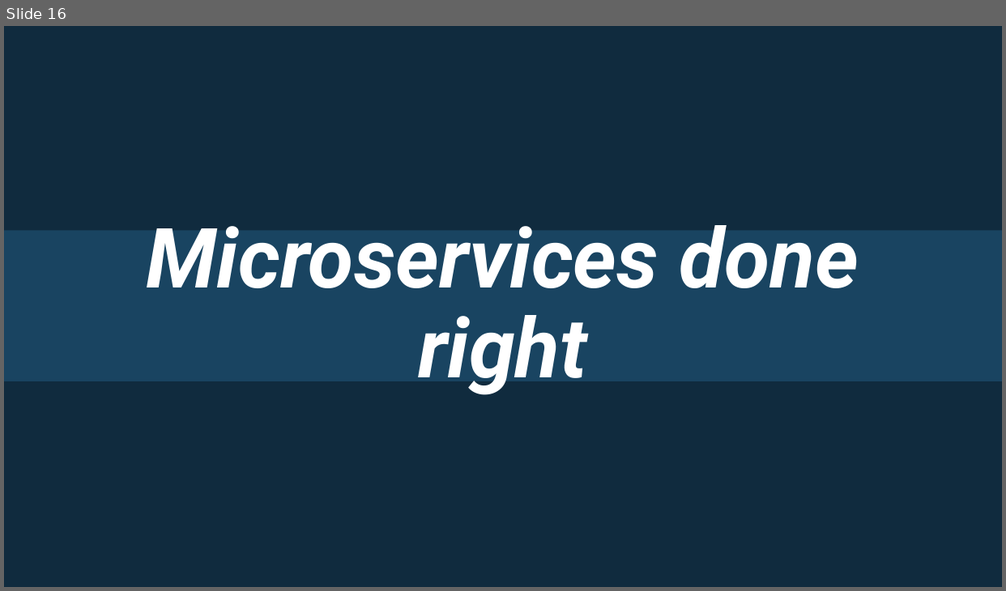
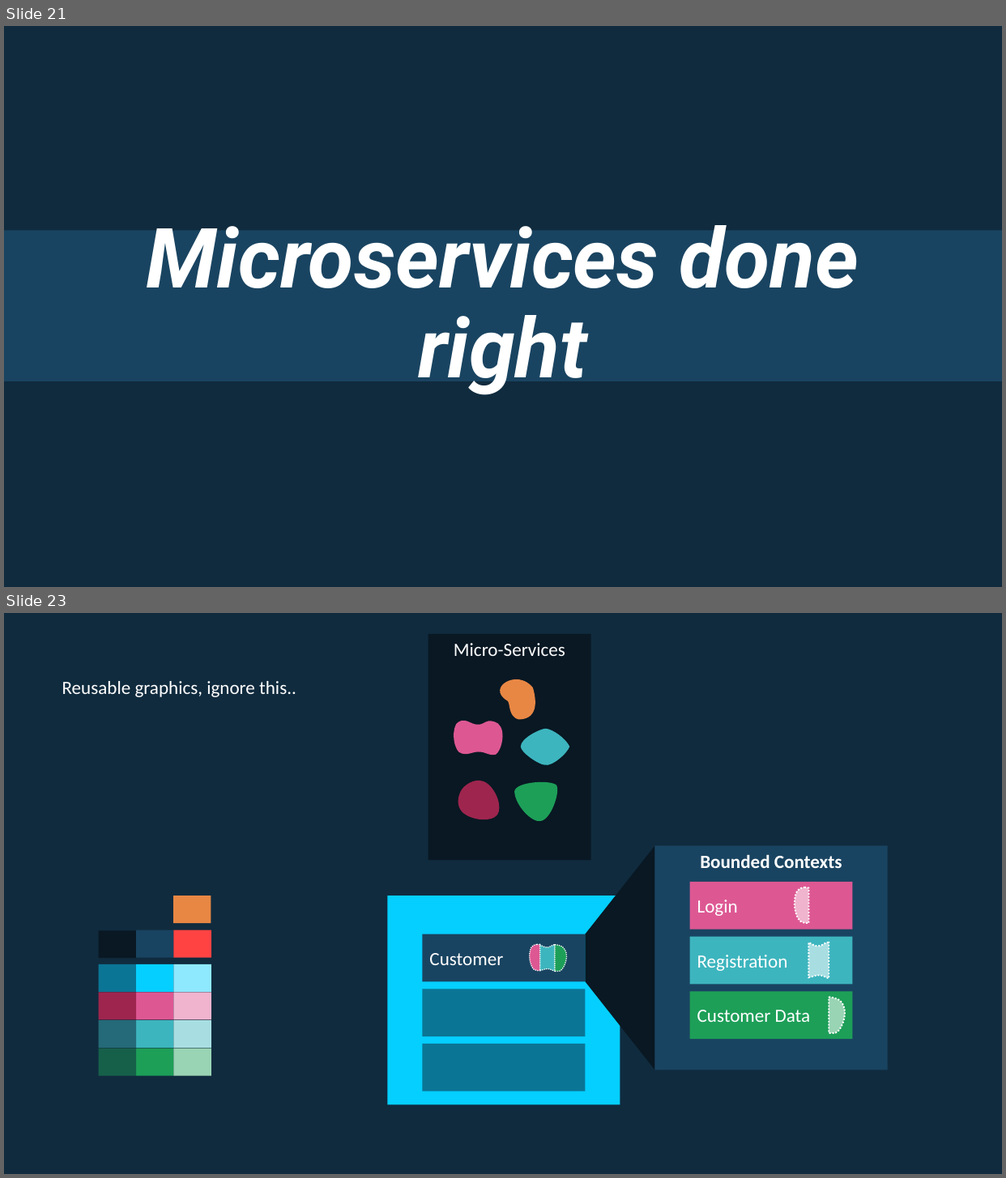
Before and after one commit to rogeralsing/Presentations, a slide deck: Starcounter/usa.pptx. Shown one above the other, each under a label of ours: slide 16 before the commit, slides 21 and 23 after it; the slides between them are not shown. The pictures are 1006x591 and 1006x1178 pixels, drawn with LibreOffice and Linux fonts; fonts in the diff are those of the drawing. Boxes give left, top, right and bottom in pixels: in the first picture for what was removed or moved away, otherwise in the second. Text is boxed around its words. In the diff, an @@ line names an element or a change of style, - is before the commit and + after.

```diff
--- a/Starcounter/usa.pptx
+++ b/Starcounter/usa.pptx
@@ slide 23 added at bbox=[4, 613, 1002, 1174], background #102B3E @@
@@ text added at bbox=[62, 681, 296, 697], 18 pt, text #FFFFFF @@
+Reusable graphics, ignore this..
@@ group added at bbox=[428, 634, 591, 860]: 5 freeform shapes, 1 rounded rectangle @@
+Micro-Services
@@ rectangle added at bbox=[173, 896, 211, 924], fill #E88744 @@
@@ rectangle added at bbox=[387, 896, 620, 1105], fill #05CFFF @@
@@ group added at bbox=[98, 931, 211, 1076]: 9 rounded rectangles, 6 rectangles @@
@@ rounded rectangle added at bbox=[423, 934, 585, 982], fill #194461, 18 pt, text #FFFFFF @@
+Customer
@@ freeform shape added at bbox=[530, 944, 540, 971], fill #DD5893, outline #FFFFFF 1 pt dashed @@
@@ freeform shape added at bbox=[540, 944, 555, 971], fill #3DB5BE, outline #FFFFFF 1 pt dashed @@
@@ freeform shape added at bbox=[555, 944, 567, 972], fill #1D9F58, outline #FFFFFF 1 pt dashed @@
@@ rounded rectangle added at bbox=[423, 989, 585, 1037], fill #0B7595 @@
@@ group added at bbox=[586, 845, 889, 1071]: 3 rounded rectangles, 3 freeform shapes, 1 trapezoid, 1 rectangle @@
+Bounded Contexts
+Login
+Registration
+Customer Data
@@ rounded rectangle added at bbox=[423, 1044, 585, 1093], fill #0B7595 @@
@@ what was slide 16 is now slide 21 @@
```
Also in this commit, not shown: 11 slides changed, 6 other slides added, 1 slide removed.
